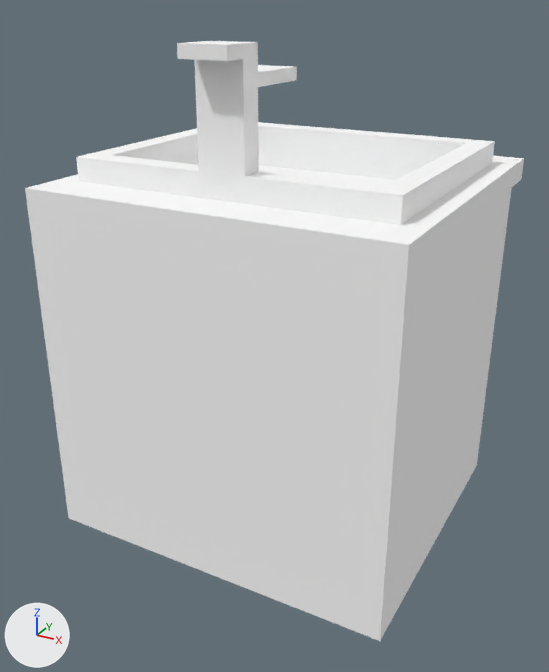
Renders of the glTF model modern_kitchen/models/sink.gltf from each side of a commit.
Rendered twice from a 50 mm camera at (9.5, -18.51, 9.24) aimed at (-0.24, -0.8, 0.38). The lights are fixed; the arrows at lower left show +X, +Y and +Z. Where no turn or scale is listed for an object, it has been applied to the vertices.

The older version as bpy lines, for what is in view:
```python
mat_material_0 = principled_material('Material_0')
mat_material_0.base_color = (1.0, 1.0, 1.0)  # white #ffffff
mat_material_0.roughness = 1.0
me_mesh_0 = bpy.data.meshes.new('Mesh_0')
me_mesh_0.from_pydata(...)  # 32 vertices, 60 faces; spans x -5.0..5.0, y -5.0..5.0, z 4.38..5.0
me_mesh_0.materials.append(mat_material_0)  # white #ffffff
me_mesh_1 = bpy.data.meshes.new('Mesh_1')
me_mesh_1.from_pydata(...)  # 96 vertices, 180 faces; spans x -5.0..5.0, y -5.0..4.06, z -5.0..8.44
me_mesh_1.materials.append(mat_material_0)  # white #ffffff
ob_cube_004_cube_026 = bpy.data.objects.new('cube.004_cube.026', me_mesh_0)
ob_cube_004_cube_026.location = (0.0, 0.0, 0.0)
ob_cube_019_cube_041 = bpy.data.objects.new('cube.019_cube.041', me_mesh_1)
ob_cube_019_cube_041.parent = ob_node_2
ob_cube_019_cube_041.location = (0.0, 0.0, 0.0)
```
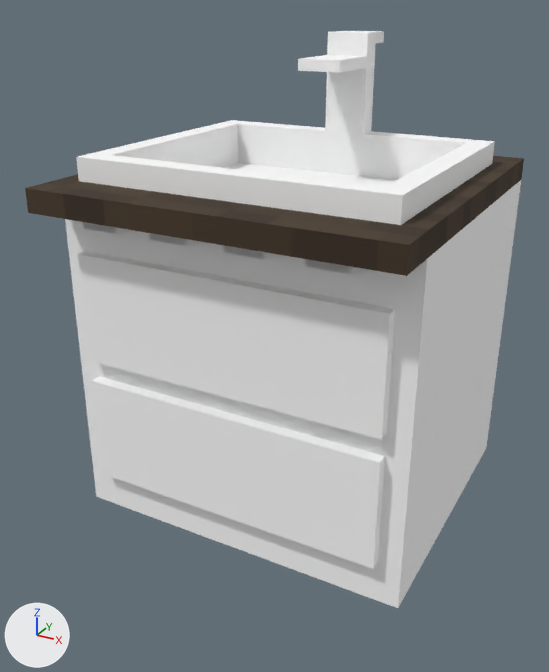
Where the change shows, as pixel boxes [x1, y1, x2, y2] in the pictures (549 x 672 px):
'cube.019_cube.041', turned: before [28, 41, 512, 641]; after [65, 31, 521, 608]
'cube.004_cube.026', surface changed (white to brown): [25, 156, 524, 276] in both

The change, as a diff of the scene's bpy script:
```diff
--- a/modern_kitchen/models/sink.gltf.py
+++ b/modern_kitchen/models/sink.gltf.py
@@ img_concrete_white_png @@
+img_concrete_white_png = load_image('concrete_white.png', '../../modern_blocks/textures/concrete_white.png', 16, 16, 'sRGB')
@@ img_wood_dark_png @@
+img_wood_dark_png = load_image('wood_dark.png', '../../modern_blocks/textures/wood_dark.png', 16, 16, 'sRGB')
@@ mat_material_0 @@
 mat_material_0 = bpy.data.materials.new('Material_0')
-# nodes: BsdfPrincipled, OutputMaterial
-# colours: white #ffffff
+# nodes: BsdfPrincipled, Math x2, OutputMaterial, TexImage
+# uses the picture img_wood_dark_png
@@ mat_material_1 @@
+mat_material_1 = bpy.data.materials.new('Material_1')
+# uses the picture img_concrete_white_png
@@ me_mesh_1 @@
 me_mesh_1.from_pydata(...)  # 96 vertices, 180 faces; spans x -5.0..5.0, y -5.0..4.06, z -5.0..8.44
-me_mesh_1.materials.append(mat_material_0)  # white #ffffff
+me_mesh_1.materials.append(mat_material_1)
@@ ob_cube_019_cube_041 @@
 ob_cube_019_cube_041.location = (0.0, 0.0, 0.0)
+ob_cube_019_cube_041.rotation_euler = (0.0, 0.0, -3.142)  # degrees (0, 0, -180)
```
